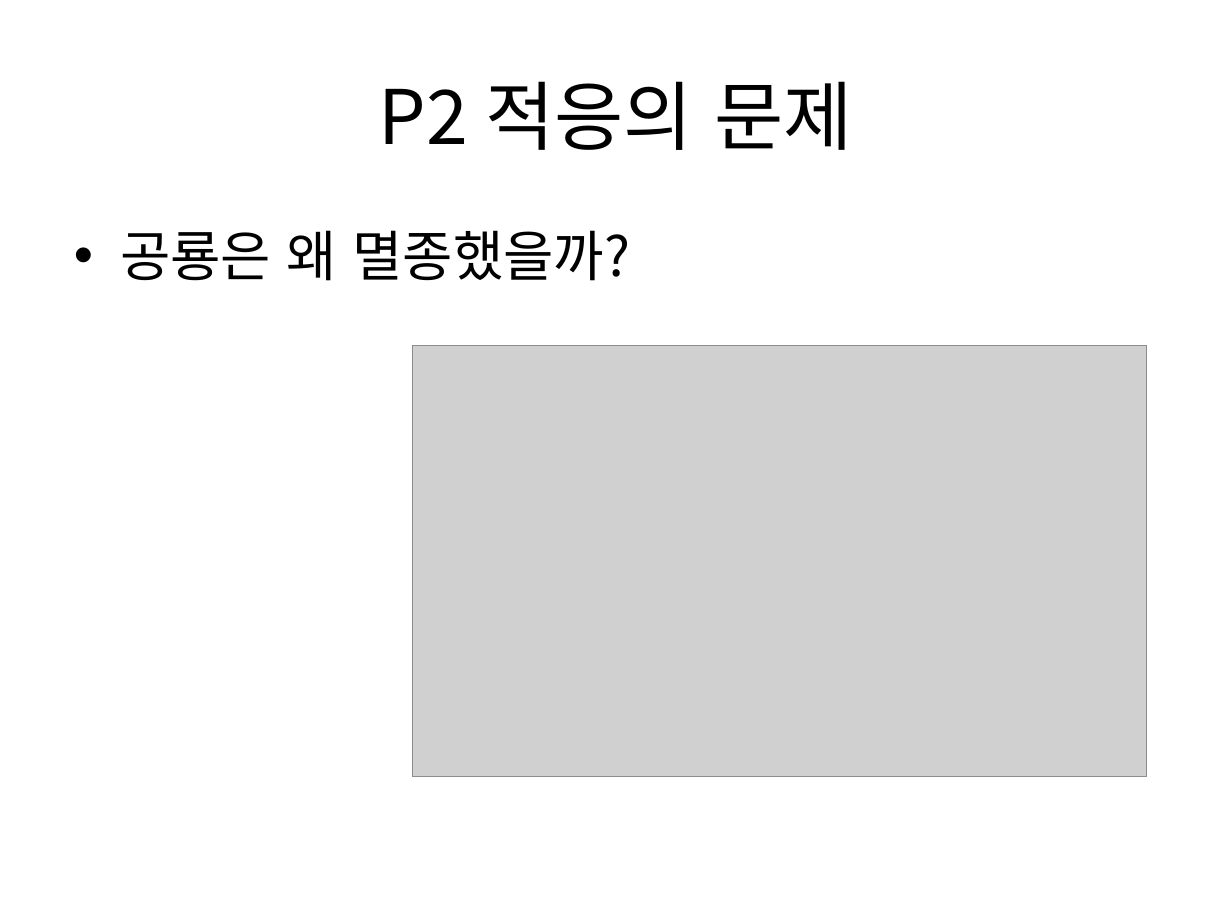
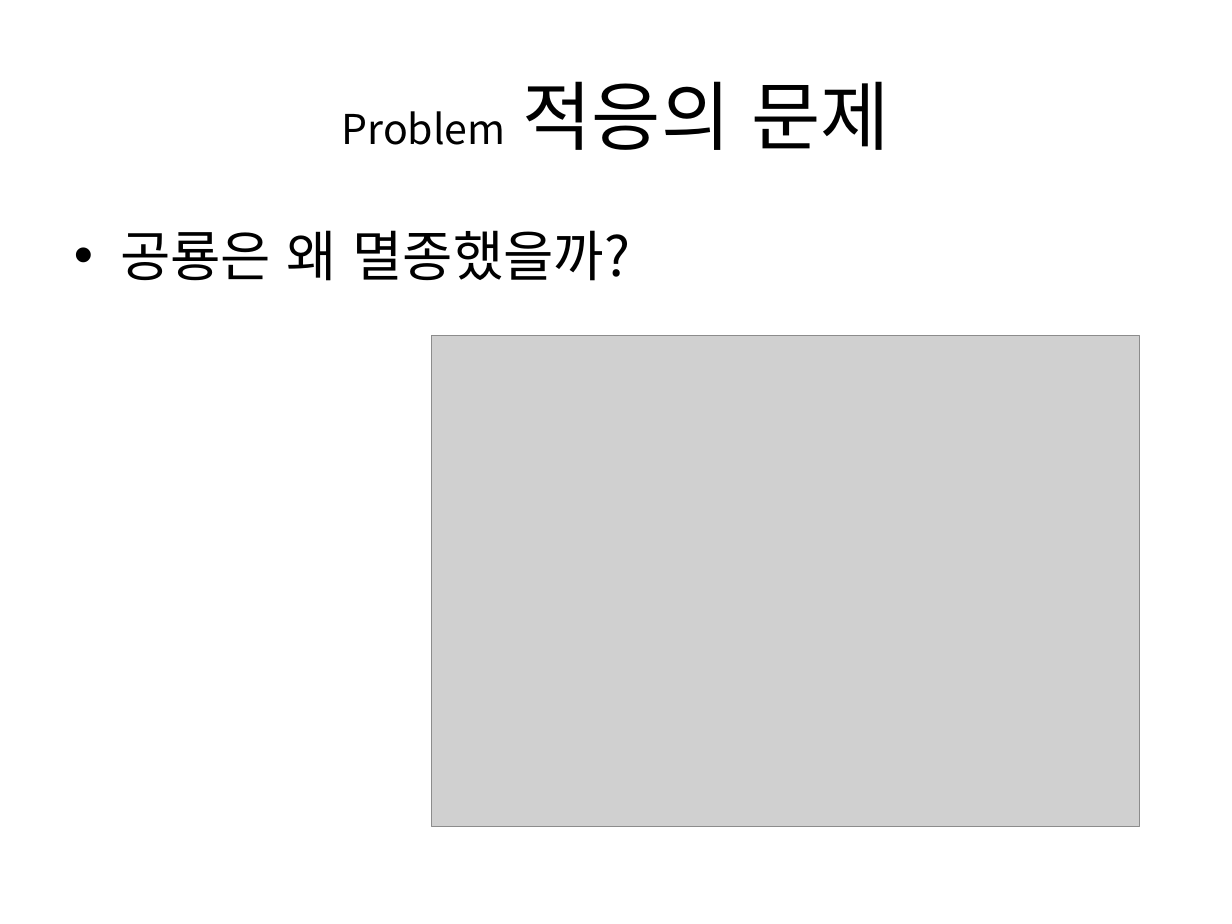
Before and after one commit to bleujin/external, a slide deck: slide 3 of resource/docs/first.pptx. Drawn at 1232x924 pixels with LibreOffice and Linux fonts; fonts in the diff are those of the drawing; grey boxes stand for pictures. Boxes give left, top, right and bottom in pixels: in the first picture for what was removed or moved away, otherwise in the second. Text is boxed around its words. In the diff, an @@ line names an element or a change of style, - is before the commit and + after.

```diff
--- a/resource/docs/first.pptx
+++ b/resource/docs/first.pptx
@@ title at [342,81,890,150]: text changed; size 44 to 24 pt @@
-P2 적응의 문제
+Problem 적응의 문제
@@ picture: place and size @@
-picture at [413,346,1147,777]
+picture at [431,336,1140,827]
```
Also in this commit, not shown: 3 other slides changed, 5 slides added, 4 slides removed, 4 other files.
